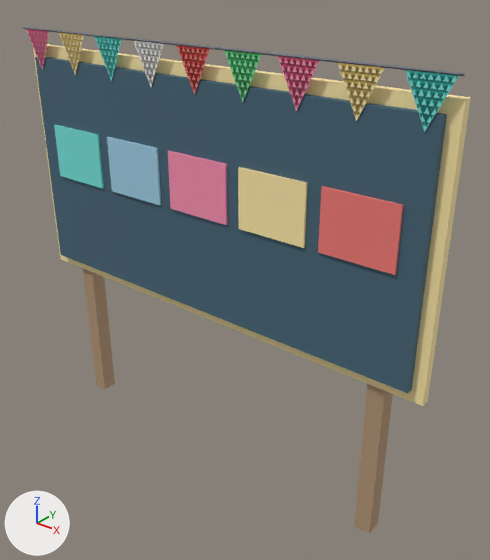
An edit to the FBX model Assets/_Game/Models/FamousBoard.fbx, drawn before and after from the same camera.
Camera for both pictures: a 50 mm lens placed at (3.63, -3.97, 4.49), pointed at (0.26, 0.24, 1.88). The lights are fixed; the arrows at lower left show +X, +Y and +Z. The first picture is the older version. Where no turn or scale is listed for an object, it has been applied to the vertices.

The older version as bpy lines, for what is in view:
```python
me_famousboard = bpy.data.meshes.new('FamousBoard')
me_famousboard.from_pydata(...)  # 134 vertices, 78 faces; spans x -2.1..2.1, y -0.07..0.2, z 0.0..3.86
me_famousboard.materials.append(mat_navy)  # dark blue #456576
me_famousboard.materials.append(mat_yellow)  # beige #ffeaaa
me_famousboard.materials.append(mat_darkwood)  # beige #b39576
me_famousboard.materials.append(mat_charcoal)  # grey #73767e
me_famousboard.materials.append(mat_coral)  # pink #f890b1
me_famousboard.materials.append(mat_teal)  # cyan #76e3db
me_famousboard.materials.append(mat_white)  # white #faf9f6
me_famousboard.materials.append(mat_red)  # red #f17c76
me_famousboard.materials.append(mat_green)  # green #81e5a2
me_famousboard.materials.append(mat_glass)  # blue #a0cee5
ob_famousboard = bpy.data.objects.new('FamousBoard', me_famousboard)
ob_famousboard.location = (0.0, 0.0, 0.0)
```
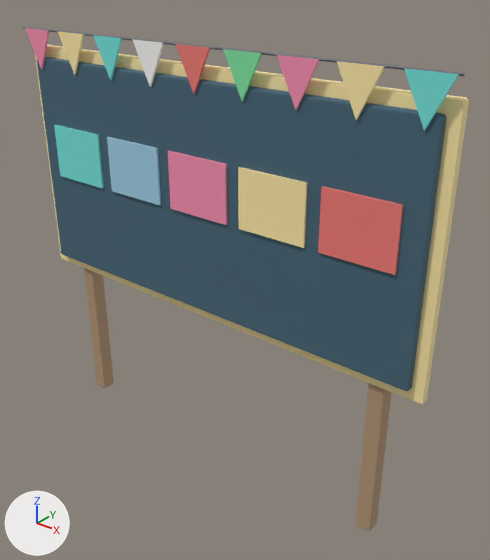
Scene script edits in JSON lines:
```json
{"block": "me_famousboard", "where": "# used by ob_famousboard; location = (0.0, 0.0, 0.0)"}
{"op": "remove", "block": "me_famousboard", "code": "me_famousboard.from_pydata(...)  # 134 vertices, 78 faces; spans x -2.1..2.1, y -0.07..0.2, z 0.0..3.86"}
{"op": "add", "block": "me_famousboard", "code": "me_famousboard.from_pydata(...)  # 326 vertices, 297 faces; spans x -2.1..2.1, y -0.07..0.2, z 0.0..3.86"}
{"block": "me_famousboard", "change": "me_famousboard part 1: the loose piece of 8 vertices spanning x -2.0..2.0, y -0.05..0.05, z 1.6..3.6 is rebuilt with 56 vertices and now spans x -2.0..2.0, y -0.05..0.05, z 1.6..3.6"}
{"block": "me_famousboard", "change": "me_famousboard part 2: the loose piece of 8 vertices spanning x -2.1..2.1, y 0.01..0.09, z 1.5..3.7 is rebuilt with 56 vertices and now spans x -2.1..2.1, y 0.01..0.09, z 1.5..3.7"}
{"block": "me_famousboard", "change": "me_famousboard part 3: the loose piece of 8 vertices spanning x -1.78..-1.62, y 0.04..0.2, z 0.0..3.6 is rebuilt with 56 vertices and now spans x -1.78..-1.62, y 0.04..0.2, z 0.0..3.6"}
{"block": "me_famousboard", "change": "me_famousboard part 4: the loose piece of 8 vertices spanning x 1.62..1.78, y 0.04..0.2, z 0.0..3.6 is rebuilt with 56 vertices and now spans x 1.62..1.78, y 0.04..0.2, z 0.0..3.6"}
{"block": "me_famousboard", "change": "me_famousboard part 5: the loose piece of 3 vertices spanning x -2.07..-1.73, y -0.06, z 3.5..3.85 is rebuilt with 6 vertices and now spans x -2.07..-1.73, y -0.07..-0.05, z 3.5..3.85"}
{"block": "me_famousboard", "change": "me_famousboard part 6: the loose piece of 3 vertices spanning x -1.6..-1.25, y -0.06, z 3.5..3.85 is rebuilt with 6 vertices and now spans x -1.6..-1.25, y -0.07..-0.05, z 3.5..3.85"}
{"block": "me_famousboard", "change": "me_famousboard part 7: the loose piece of 3 vertices spanning x -1.12..-0.78, y -0.06, z 3.5..3.85 is rebuilt with 6 vertices and now spans x -1.12..-0.78, y -0.07..-0.05, z 3.5..3.85"}
{"block": "me_famousboard", "change": "me_famousboard part 8: the loose piece of 3 vertices spanning x -0.64..-0.31, y -0.06, z 3.5..3.85 is rebuilt with 6 vertices and now spans x -0.64..-0.31, y -0.07..-0.05, z 3.5..3.85"}
{"block": "me_famousboard", "change": "me_famousboard part 9: the loose piece of 3 vertices spanning x -0.17..0.17, y -0.06, z 3.5..3.85 is rebuilt with 6 vertices and now spans x -0.17..0.17, y -0.07..-0.05, z 3.5..3.85"}
{"block": "me_famousboard", "change": "me_famousboard part 10: the loose piece of 3 vertices spanning x 0.31..0.64, y -0.06, z 3.5..3.85 is rebuilt with 6 vertices and now spans x 0.31..0.64, y -0.07..-0.05, z 3.5..3.85"}
{"block": "me_famousboard", "change": "me_famousboard part 11: the loose piece of 3 vertices spanning x 0.78..1.12, y -0.06, z 3.5..3.85 is rebuilt with 6 vertices and now spans x 0.78..1.12, y -0.07..-0.05, z 3.5..3.85"}
{"block": "me_famousboard", "change": "me_famousboard part 12: the loose piece of 3 vertices spanning x 1.25..1.6, y -0.06, z 3.5..3.85 is rebuilt with 6 vertices and now spans x 1.25..1.6, y -0.07..-0.05, z 3.5..3.85"}
{"block": "me_famousboard", "change": "me_famousboard part 13: the loose piece of 3 vertices spanning x 1.73..2.07, y -0.06, z 3.5..3.85 is rebuilt with 6 vertices and now spans x 1.73..2.07, y -0.07..-0.05, z 3.5..3.85"}
{"block": "me_famousboard", "change": "me_famousboard part 14: 9 loose pieces with 27 vertices, spanning x -2.07..2.07, y -0.06, z 3.49..3.84, are deleted"}
```

Where the change shows, as pixel boxes [x1, y1, x2, y2] in the pictures (490 x 560 px):
```json
{"object": "FamousBoard", "change": "reshaped", "before": [23, 27, 471, 534], "after": [23, 27, 469, 531]}
{"part": 1, "of": "me_famousboard", "change": "rebuilt", "before": [35, 57, 447, 393], "after": [37, 57, 447, 391]}
{"part": 2, "of": "me_famousboard", "change": "rebuilt", "before": [33, 44, 471, 406], "after": [35, 45, 469, 404]}
{"part": 3, "of": "me_famousboard", "change": "rebuilt", "before": [83, 269, 115, 389], "after": [84, 268, 114, 388], "on screen": "6% narrower"}
{"part": 4, "of": "me_famousboard", "change": "rebuilt", "before": [354, 384, 393, 534], "after": [356, 383, 392, 531], "on screen": "7% narrower"}
{"part": 5, "of": "me_famousboard", "change": "rebuilt", "after": [25, 28, 49, 69], "on screen": "not visible before"}
{"part": 6, "of": "me_famousboard", "change": "rebuilt", "after": [58, 32, 84, 75], "on screen": "not visible before"}
{"part": 7, "of": "me_famousboard", "change": "rebuilt", "after": [93, 35, 122, 80], "on screen": "not visible before"}
{"part": 8, "of": "me_famousboard", "change": "rebuilt", "after": [132, 39, 164, 87], "on screen": "not visible before"}
{"part": 9, "of": "me_famousboard", "change": "rebuilt", "after": [176, 44, 210, 94], "on screen": "not visible before"}
{"part": 10, "of": "me_famousboard", "change": "rebuilt", "after": [223, 49, 262, 101], "on screen": "not visible before"}
{"part": 11, "of": "me_famousboard", "change": "rebuilt", "after": [277, 55, 319, 110], "on screen": "not visible before"}
{"part": 12, "of": "me_famousboard", "change": "rebuilt", "after": [337, 61, 384, 120], "on screen": "not visible before"}
{"part": 13, "of": "me_famousboard", "change": "rebuilt", "after": [404, 68, 458, 131], "on screen": "not visible before"}
{"part": 14, "of": "me_famousboard", "change": "deleted", "before": [26, 29, 459, 132]}
```
